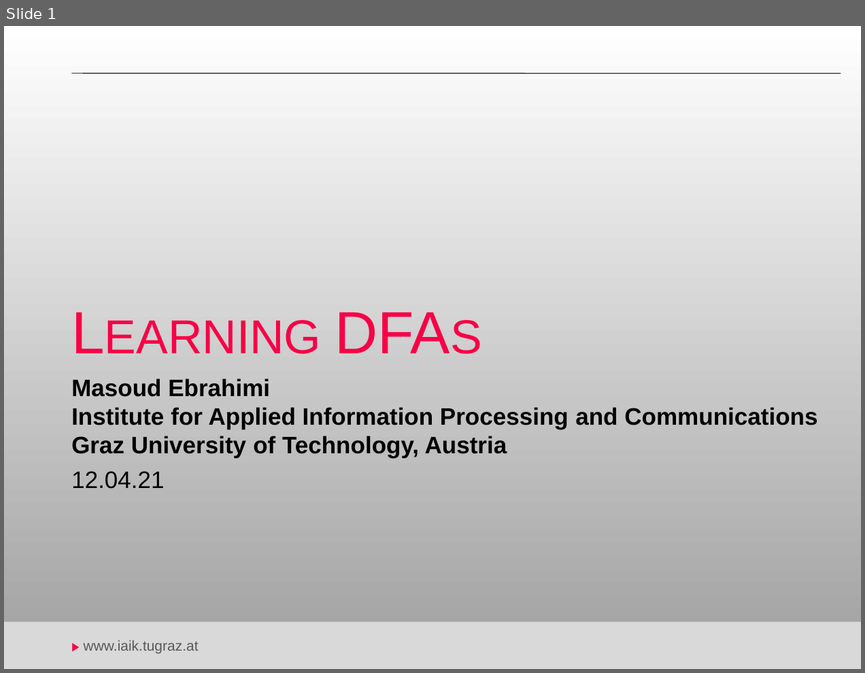
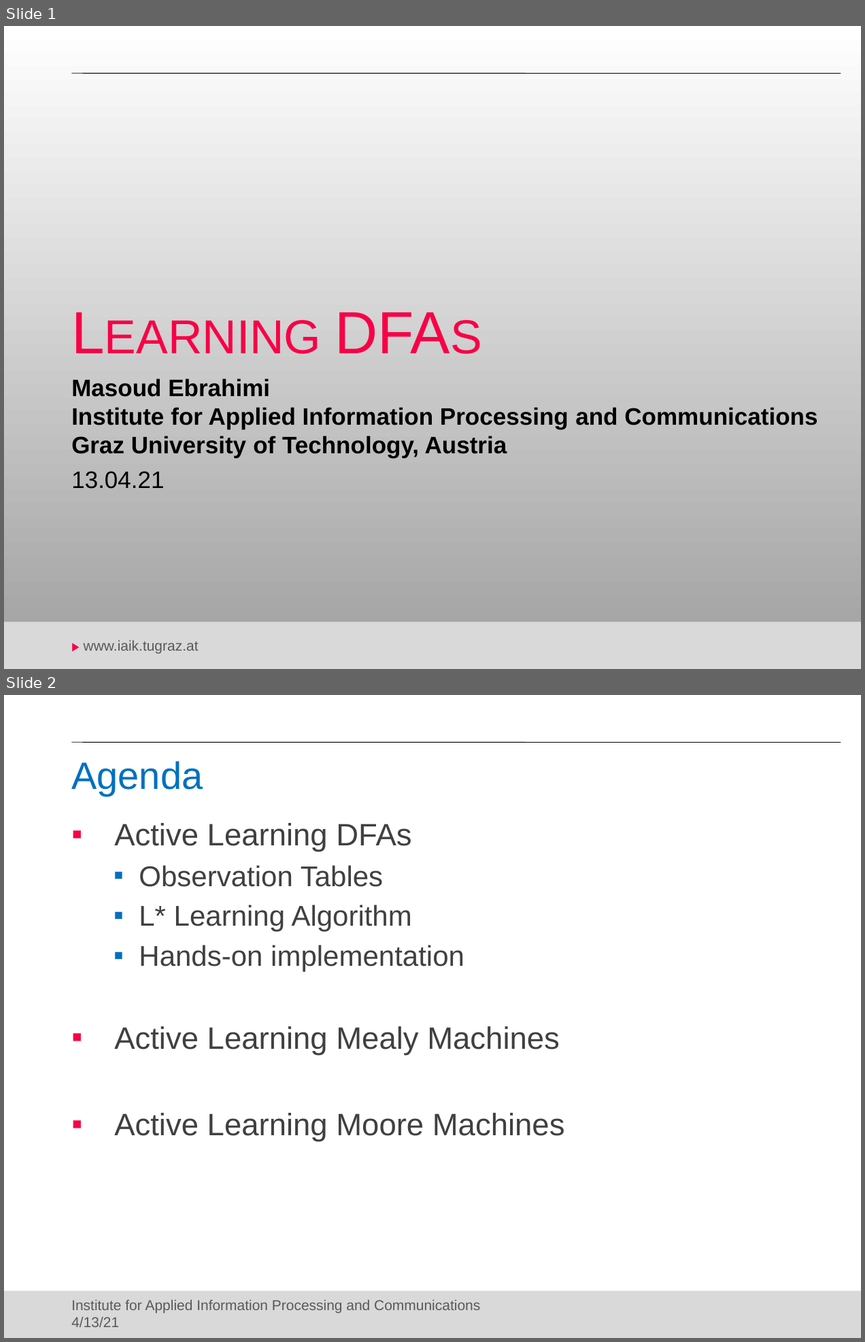
Before and after one commit to 3brahimi/lstar_tutorial, a slide deck: slides/DFA.pptx. Shown one above the other, each under a label of ours: slide 1 before the commit, slides 1 and 2 after it. The pictures are 865x673 and 865x1342 pixels, drawn with LibreOffice and Linux fonts; fonts in the diff are those of the drawing; background and template pictures are left out. Boxes give left, top, right and bottom in pixels: in the first picture for what was removed or moved away, otherwise in the second. Text is boxed around its words. In the diff, an @@ line names an element or a change of style, - is before the commit and + after.

Commit message:
added Agenda.

```diff
--- a/slides/DFA.pptx
+++ b/slides/DFA.pptx
@@ slide 2 added at <box>4,695,861,1338</box>, background #FFFFFF; not listed: 2 template elements that a slide beside it also shows @@
@@ page number added at <box>5,766,52,800</box>, 12 pt, text #FFFFFF @@
+2
@@ title added at <box>71,761,203,796</box>, 32 pt, text #0070C0 @@
+Agenda
@@ text added at <box>114,823,565,1142</box>, 26 pt, text #404040 @@
+▪ Active Learning DFAs
+  ▪ Observation Tables
+  ▪ L* Learning Algorithm
+  ▪ Hands-on implementation
+▪ Active Learning Mealy Machines
+▪ Active Learning Moore Machines
@@ text added at <box>71,1300,480,1313</box>, 12 pt, text #595959 @@
+Institute for Applied Information Processing and Communications
@@ text added at <box>71,1317,119,1327</box>, 12 pt, text #595959 @@
+4/13/21
@@ slide 1 changed as well @@
@@ text at <box>71,471,164,488</box>: text changed @@
-12.04.21
+13.04.21
```
Also in this commit, not shown: 20 other slides changed.
